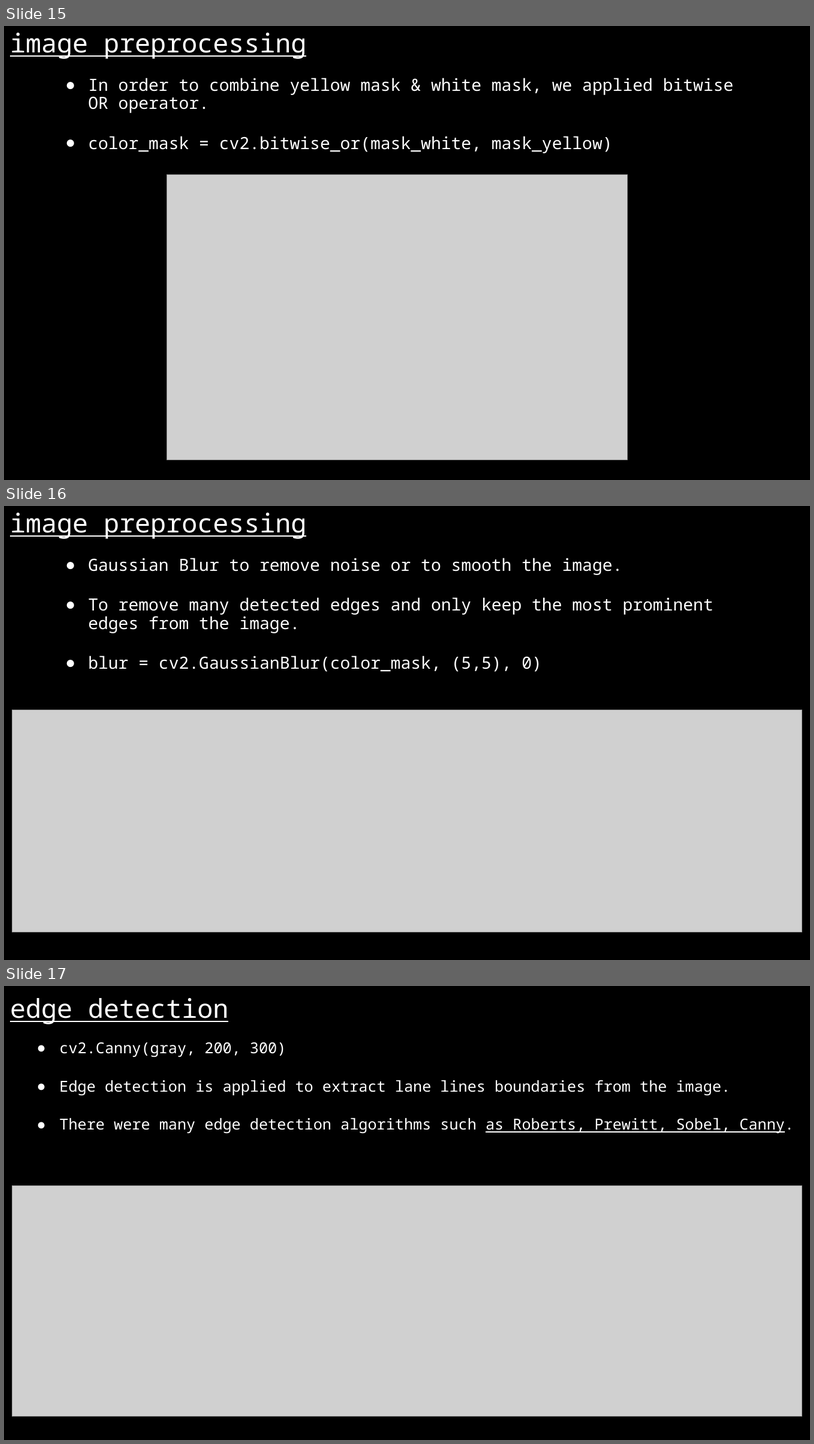
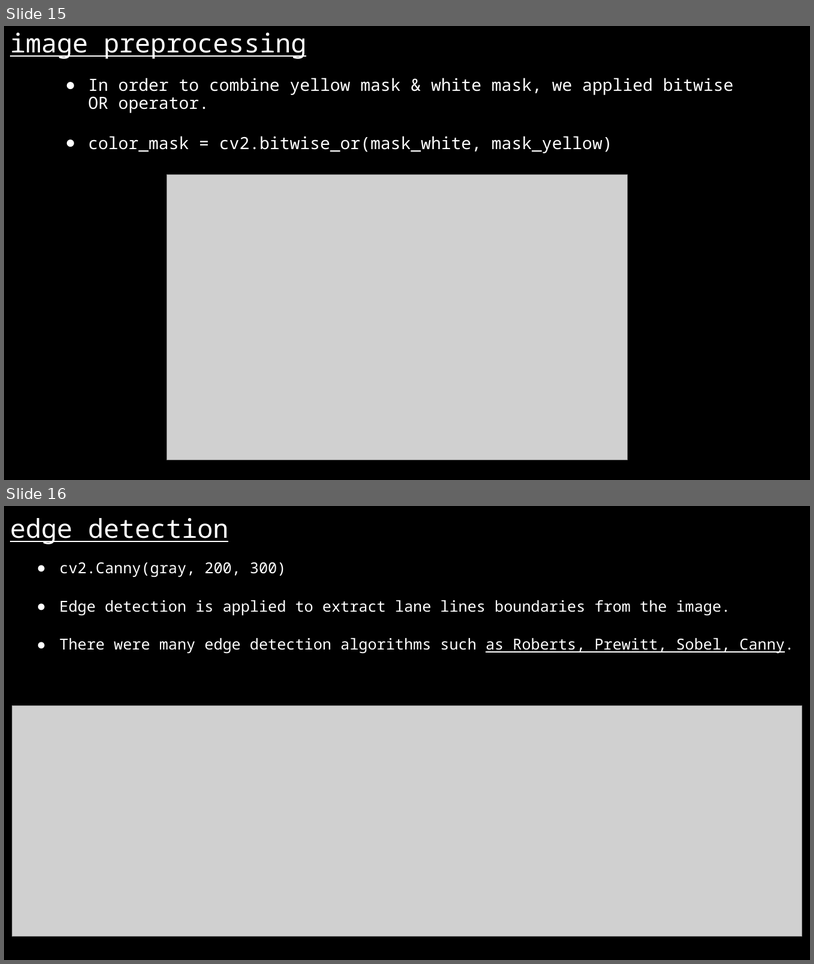
Before and after one commit to karthikeyanrathore/Lane-Line-Detection, a slide deck: laneline v- 1.pptx. Shown one above the other, each under a label of ours: slides 15, 16 and 17 before the commit, slides 15 and 16 after it. The pictures are 814x1444 and 814x964 pixels, drawn with LibreOffice and Linux fonts; fonts in the diff are those of the drawing; grey boxes stand for pictures. Boxes give left, top, right and bottom in pixels: in the first picture for what was removed or moved away, otherwise in the second. Text is boxed around its words. In the diff, an @@ line names an element or a change of style, - is before the commit and + after.

```diff
--- a/laneline v- 1.pptx
+++ b/laneline v- 1.pptx
@@ slide 16 removed at bbox=[4, 506, 810, 960], background #000000 @@
@@ title removed at bbox=[10, 513, 306, 539] @@
-image preprocessing
@@ text removed at bbox=[88, 558, 714, 672] @@
-● Gaussian Blur to remove noise or to smooth the image.
-● To remove many detected edges and only keep the most prominent edges from the image.
-● blur = cv2.GaussianBlur(color_mask, (5,5), 0)
@@ picture removed at bbox=[12, 709, 803, 932] @@
@@ what was slide 17 is now slide 16 @@
```
Also in this commit, not shown: 2 slides changed.
